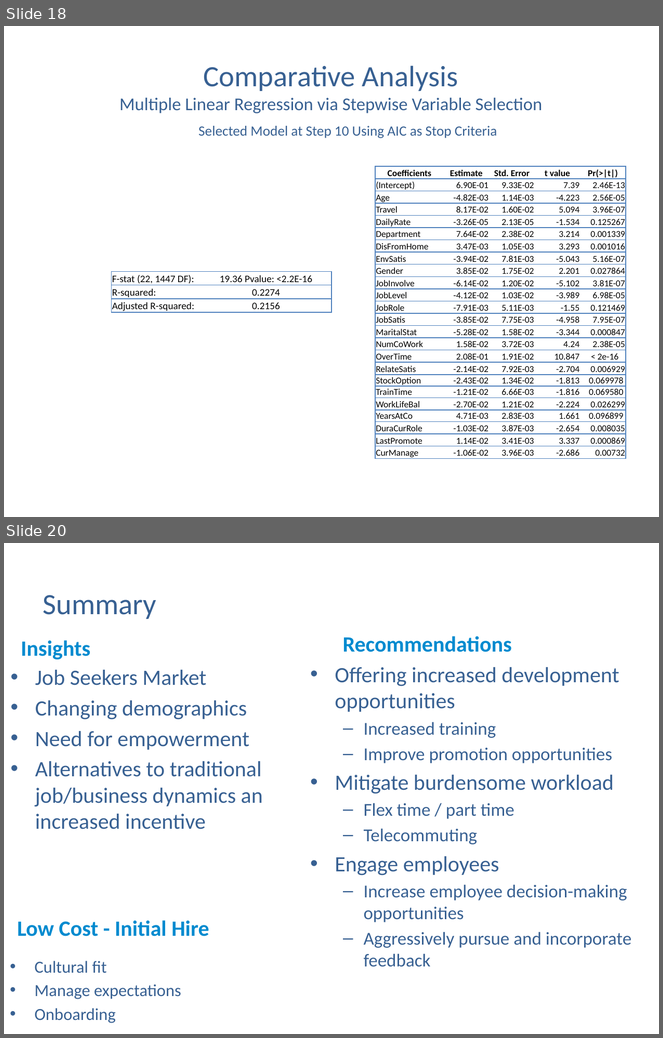
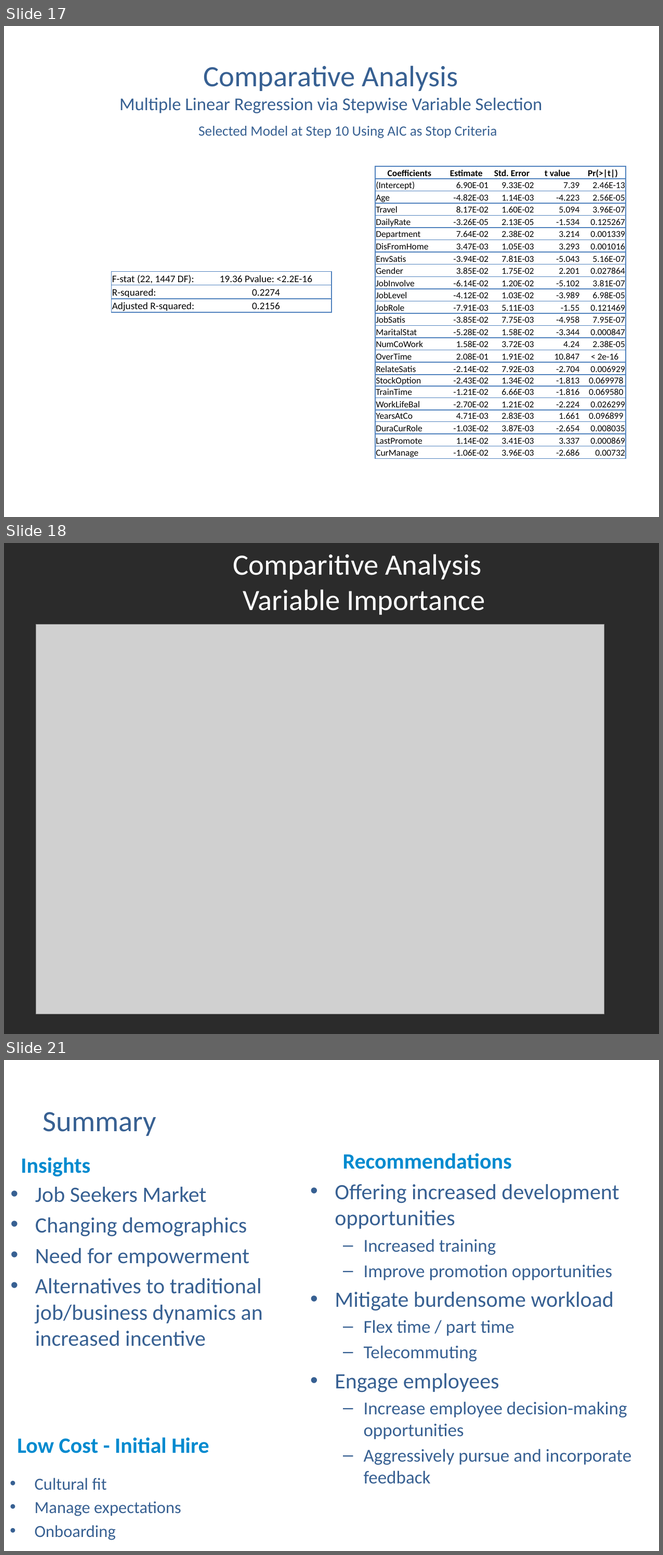
Before and after one commit to anguyen-07/DDS6306_CaseStudy02, a slide deck: DDSAnalytics_CaseStudy2_Updated.pptx. Shown one above the other, each under a label of ours: slides 18 and 20 before the commit, slides 17, 18 and 21 after it; the slides between them are not shown. The pictures are 663x1038 and 663x1555 pixels, drawn with LibreOffice and Linux fonts; fonts in the diff are those of the drawing; grey boxes stand for pictures; background and template pictures are left out; a plain dark background stands for a picture behind light text. Boxes give left, top, right and bottom in pixels: in the first picture for what was removed or moved away, otherwise in the second. Text is boxed around its words. In the diff, an @@ line names an element or a change of style, - is before the commit and + after.

Commit message:
Uploaded slides
still need to add analysis on performance on true positives and false positives

```diff
--- a/DDSAnalytics_CaseStudy2_Updated.pptx
+++ b/DDSAnalytics_CaseStudy2_Updated.pptx
@@ slide 18 added at (x1=4, y1=543, x2=659, y2=1034), background picture (left out) @@
@@ title added at (x1=233, y1=554, x2=485, y2=615), 32.4 pt, text #FFFFFF @@
+Comparitive Analysis
+Variable Importance
@@ picture added at (x1=36, y1=624, x2=604, y2=1014) @@
@@ what was slide 18 is now slide 17 @@
@@ what was slide 20 is now slide 21 @@
```
Also in this commit, not shown: 2 other slides added, 2 slides removed.
